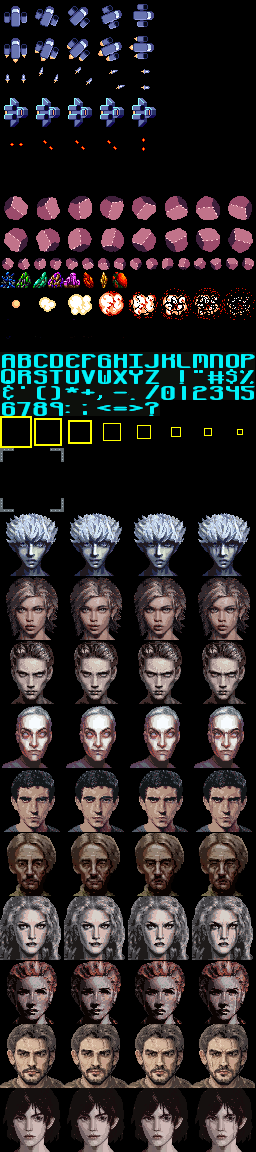
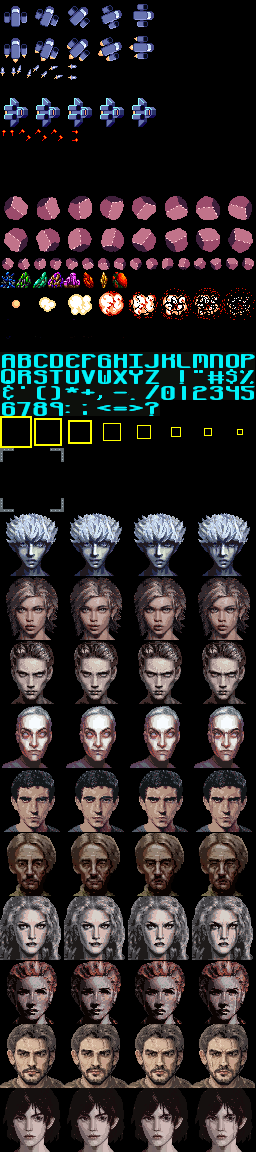
Comparing the layer stacks of the two 256×1152 images. Changes:
painted on "Background" over [0, 64, 150, 151]
